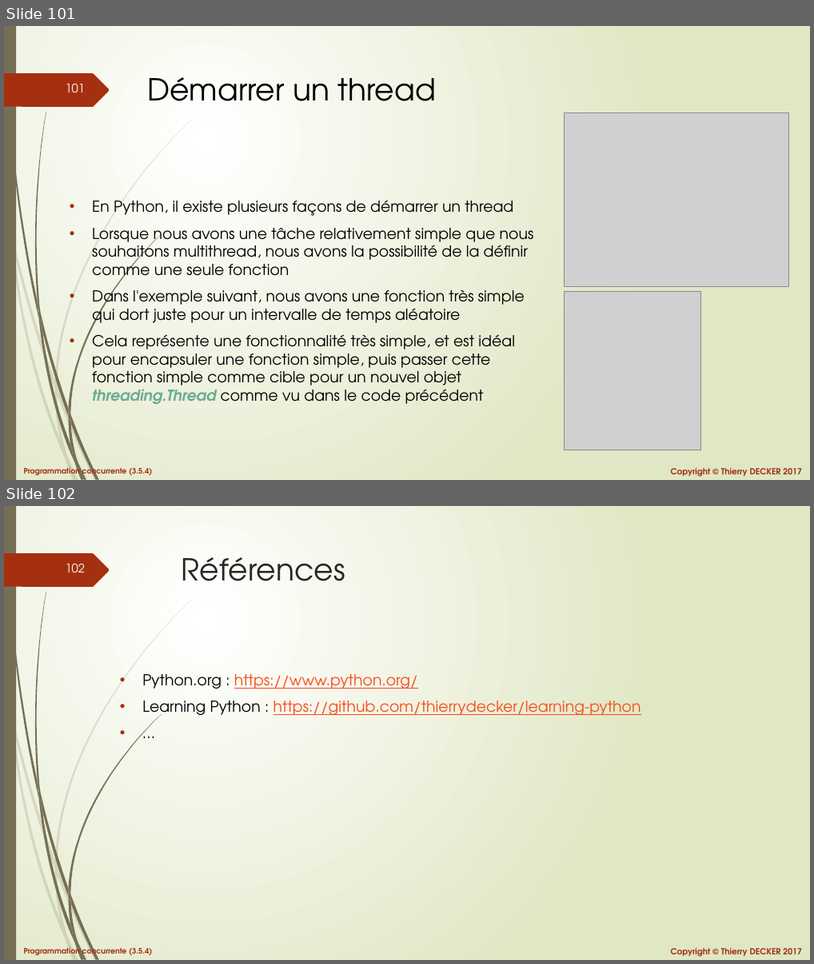
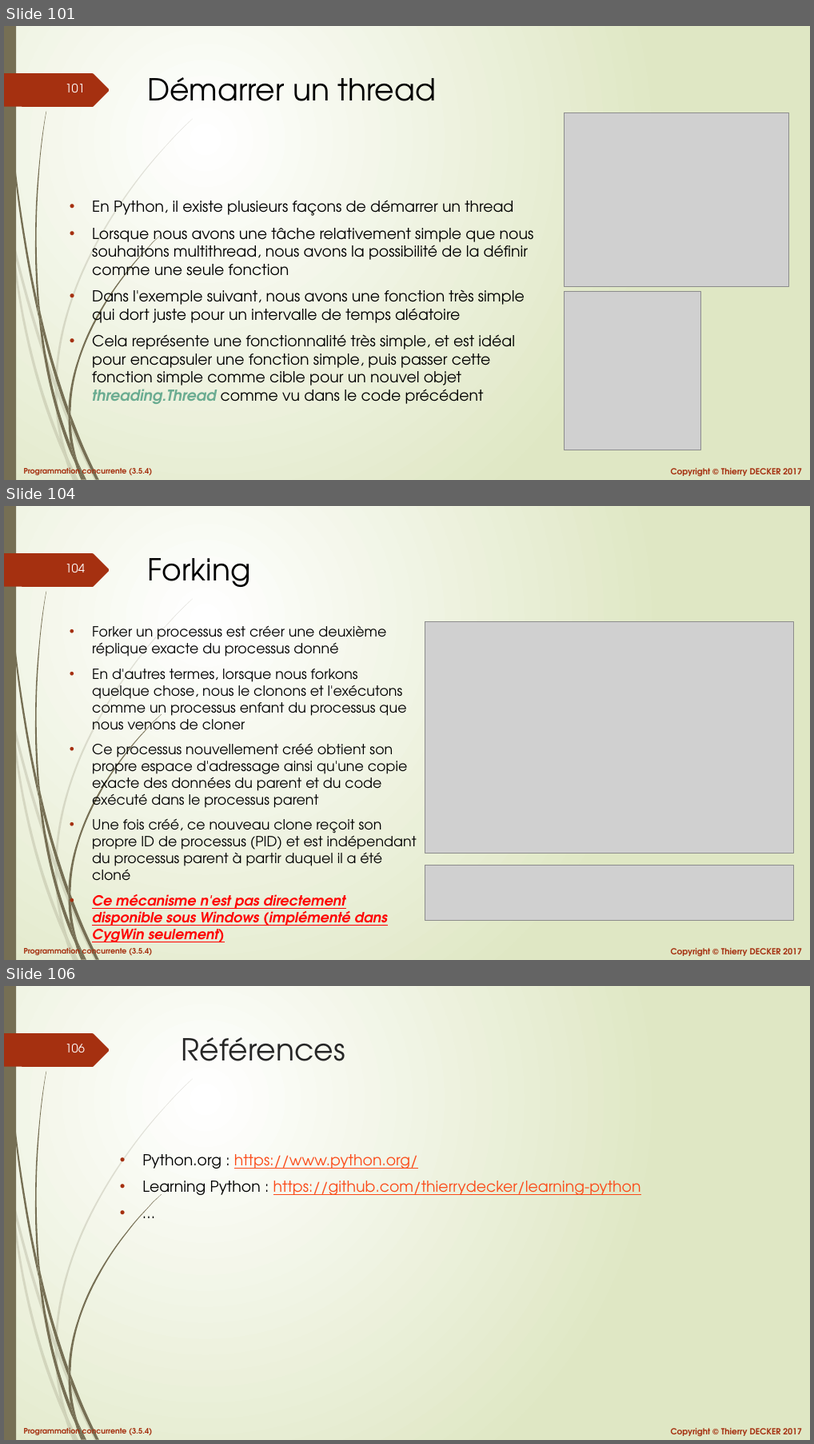
Before and after one commit to VikmanTheRacoon/learning-python, a slide deck: documentations/python-103.pptx. Shown one above the other, each under a label of ours: slides 101 and 102 before the commit, slides 101, 104 and 106 after it; the slides between them are not shown. The pictures are 814x964 and 814x1444 pixels, drawn with LibreOffice and Linux fonts; fonts in the diff are those of the drawing; grey boxes stand for pictures. Boxes give left, top, right and bottom in pixels: in the first picture for what was removed or moved away, otherwise in the second. Text is boxed around its words. In the diff, an @@ line names an element or a change of style, - is before the commit and + after.

```diff
--- a/documentations/python-103.pptx
+++ b/documentations/python-103.pptx
@@ slide 104 added at [4,506,810,960], background gradient #FFFFFF to #DFE8C4; not listed: 27 template elements that a slide beside it also shows @@
@@ title added at [147,558,250,587], 36 pt, text #000000 @@
+Forking
@@ picture added at [426,621,794,853] @@
@@ text added at [92,626,417,942], 16.6 pt, text #000000 @@
+• Forker un processus est créer une deuxième réplique exacte du processus donné
+• En d'autres termes, lorsque nous forkons quelque chose, nous le clonons et l'exécutons comme un processus enfant du processus que nous venons de cloner
+• Ce processus nouvellement créé obtient son propre espace d'adressage ainsi qu'une copie exacte des données du parent et du code exécuté dans le processus parent
+• Une fois créé, ce nouveau clone reçoit son propre ID de processus (PID) et est indépendant du processus parent à partir duquel il a été cloné
+• Ce mécanisme n'est pas directement disponible sous Windows (implémenté dans CygWin seulement)
@@ picture added at [426,864,794,920] @@
@@ what was slide 102 is now slide 106 @@
@@ page number at [66,1044,85,1052]: text changed @@
-102
+106
```
Also in this commit, not shown: 3 other slides added, 1 other file.
